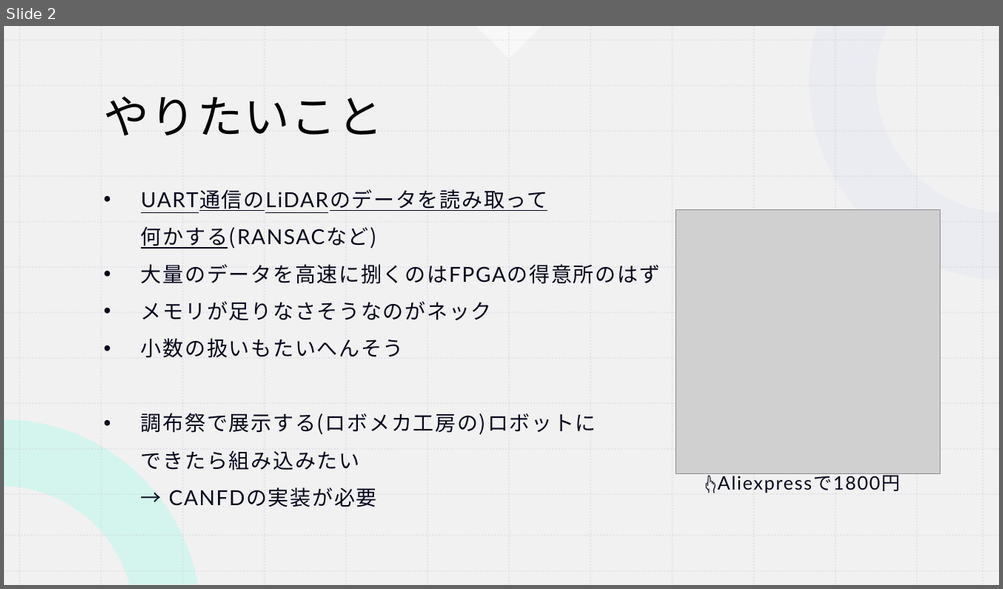
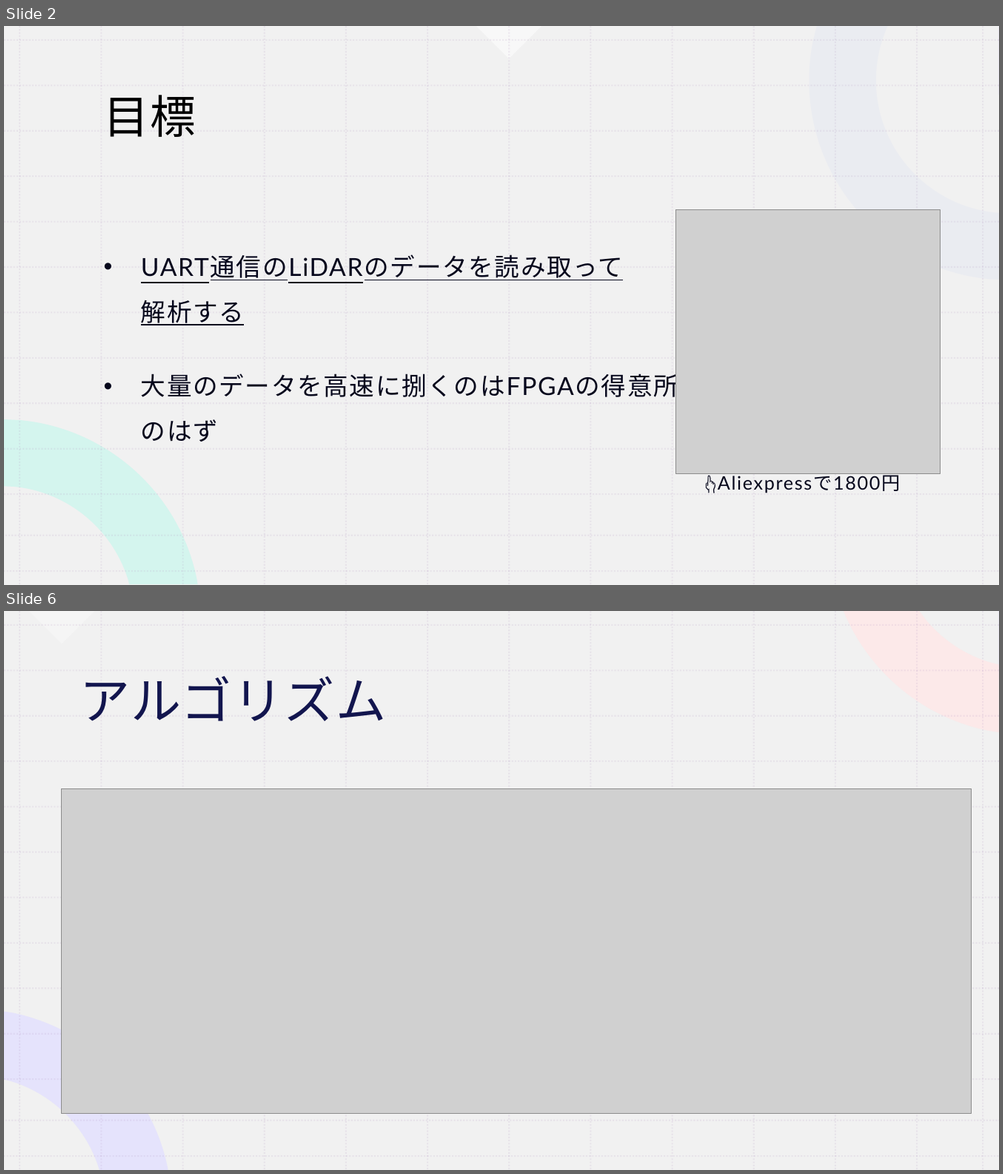
Before and after one commit to koki0517/KOBO_FPGA, a slide deck: 前期最終発表.pptx. Shown one above the other, each under a label of ours: slide 2 before the commit, slides 2 and 6 after it; the slides between them are not shown. The pictures are 1003x589 and 1003x1174 pixels, drawn with LibreOffice and Linux fonts; fonts in the diff are those of the drawing; grey boxes stand for pictures. Boxes give left, top, right and bottom in pixels: in the first picture for what was removed or moved away, otherwise in the second. Text is boxed around its words. In the diff, an @@ line names an element or a change of style, - is before the commit and + after.

```diff
--- a/前期最終発表.pptx
+++ b/前期最終発表.pptx
@@ slide 6 added at box(4, 611, 999, 1170), background #FFFFFF; not listed: 28 template elements that a slide beside it also shows @@
@@ rectangle added at box(4, 611, 999, 1170), fill #FFFFFF @@
@@ rectangle added at box(4, 611, 999, 1170), fill #EEEEEE at 80% opacity @@
@@ right triangle added at box(28, 611, 94, 644), fill #FFFFFF at 30% opacity @@
@@ freeform shape added at box(655, 611, 999, 746), fill #AAA1FE at 50% opacity @@
@@ freeform shape added at box(843, 611, 999, 732), fill #FFE7E7 at 80% opacity @@
@@ title added at box(79, 676, 386, 721), 48.6 pt, text #12154E @@
+アルゴリズム
@@ picture added at box(62, 789, 971, 1114) @@
@@ freeform shape added at box(4, 1020, 232, 1170), fill #220BFD at 20% opacity @@
@@ freeform shape added at box(4, 1011, 168, 1170), fill #E3E0FF at 80% opacity @@
@@ group added at box(4, 611, 999, 1170): 26 lines @@
@@ group added at box(4, 611, 999, 1170): 26 lines @@
@@ group added at box(4, 611, 999, 1170): 26 lines @@
@@ group added at box(4, 611, 999, 1170): 26 lines @@
@@ slide 2 changed as well @@
@@ title at box(104, 95, 196, 137): text changed @@
-やりたいこと
+目標
@@ text at box(141, 255, 678, 442): text changed; size 20 to 24 pt @@
-• UART通信のLiDARのデータを読み取って
-  何かする(RANSACなど)
-• 大量のデータを高速に捌くのはFPGAの得意所のはず
-• メモリが足りなさそうなのがネック
-• 小数の扱いもたいへんそう
-• 調布祭で展示する(ロボメカ工房の)ロボットに
-  できたら組み込みたい
-  → CANFDの実装が必要
+• UART通信のLiDARのデータを読み取って
+  解析する
+• 大量のデータを高速に捌くのはFPGAの得意所
+  のはず
```
Also in this commit, not shown: 6 other slides changed, 2 other slides added, 2 slides removed, 11 other files.
